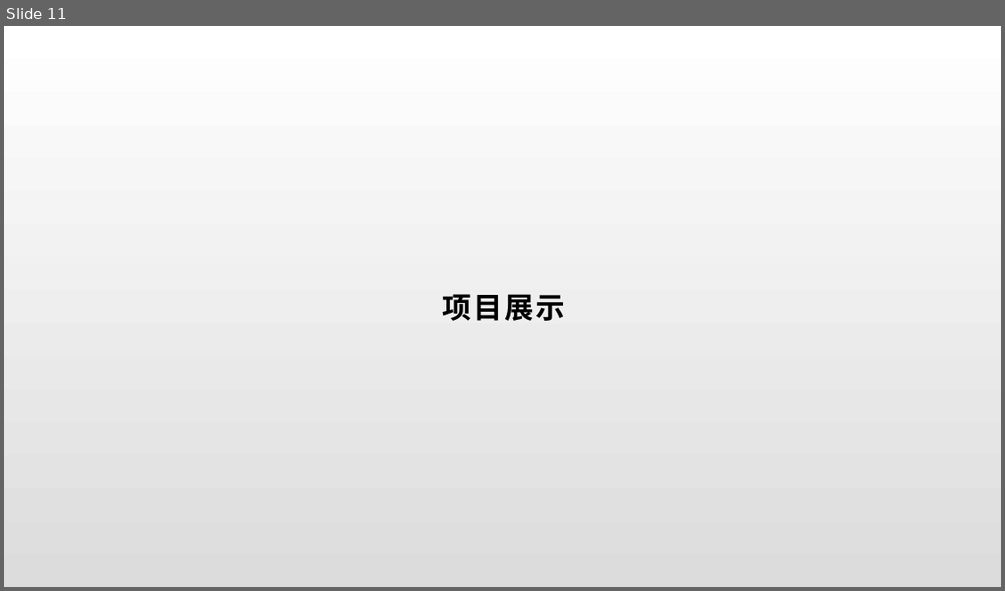
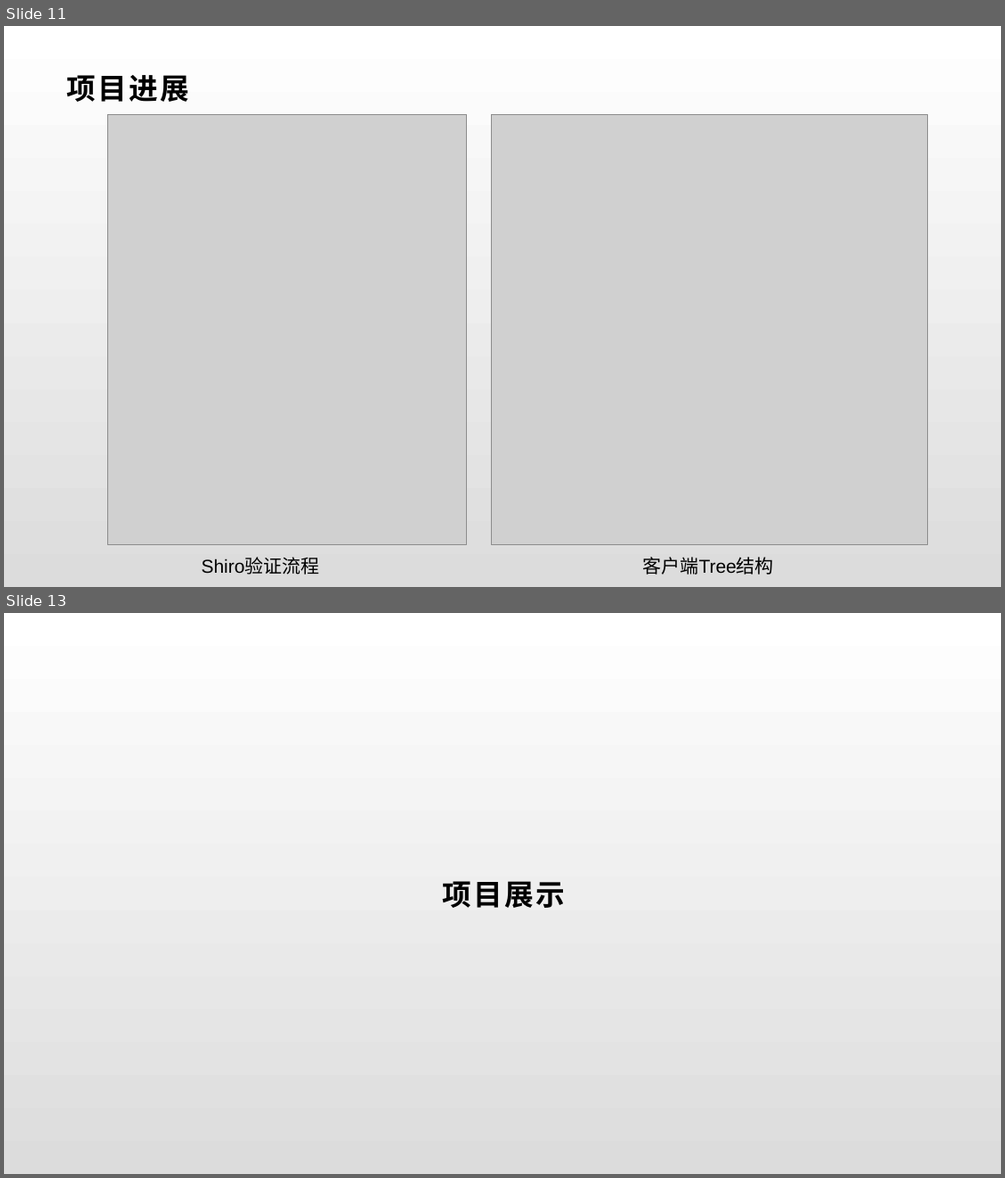
Before and after one commit to Senior-Software-Engineering/Documents, a slide deck: 案例与进度报告.pptx. Shown one above the other, each under a label of ours: slide 11 before the commit, slides 11 and 13 after it; the slides between them are not shown. The pictures are 1005x591 and 1005x1178 pixels, drawn with LibreOffice and Linux fonts; fonts in the diff are those of the drawing; grey boxes stand for pictures. Boxes give left, top, right and bottom in pixels: in the first picture for what was removed or moved away, otherwise in the second. Text is boxed around its words. In the diff, an @@ line names an element or a change of style, - is before the commit and + after.

```diff
--- a/案例与进度报告.pptx
+++ b/案例与进度报告.pptx
@@ slide 11 added at (x1=4, y1=26, x2=1001, y2=587), background gradient #FFFFFF to #DCDCDC @@
@@ title added at (x1=67, y1=75, x2=189, y2=102), 28 pt, text #000000, bold @@
+项目进展
@@ picture added at (x1=107, y1=114, x2=467, y2=544) @@
@@ picture added at (x1=491, y1=114, x2=928, y2=544) @@
@@ text added at (x1=202, y1=558, x2=320, y2=574), 18 pt, text #000000 @@
+Shiro验证流程
@@ text added at (x1=643, y1=556, x2=774, y2=574), 18 pt, text #000000 @@
+客户端Tree结构
@@ what was slide 11 is now slide 13 @@
```
Also in this commit, not shown: 1 other slide added, 3 other files.
